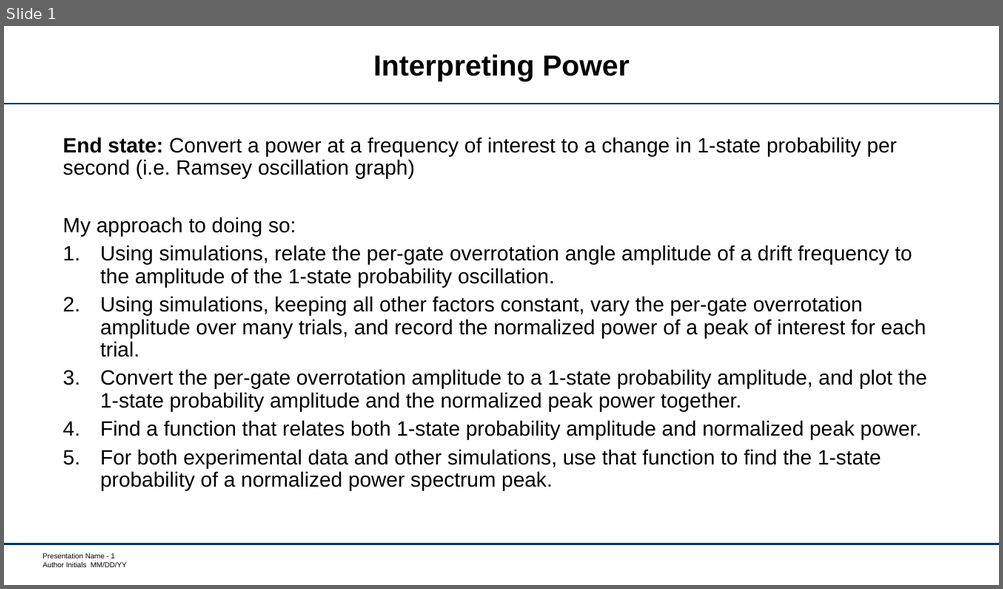
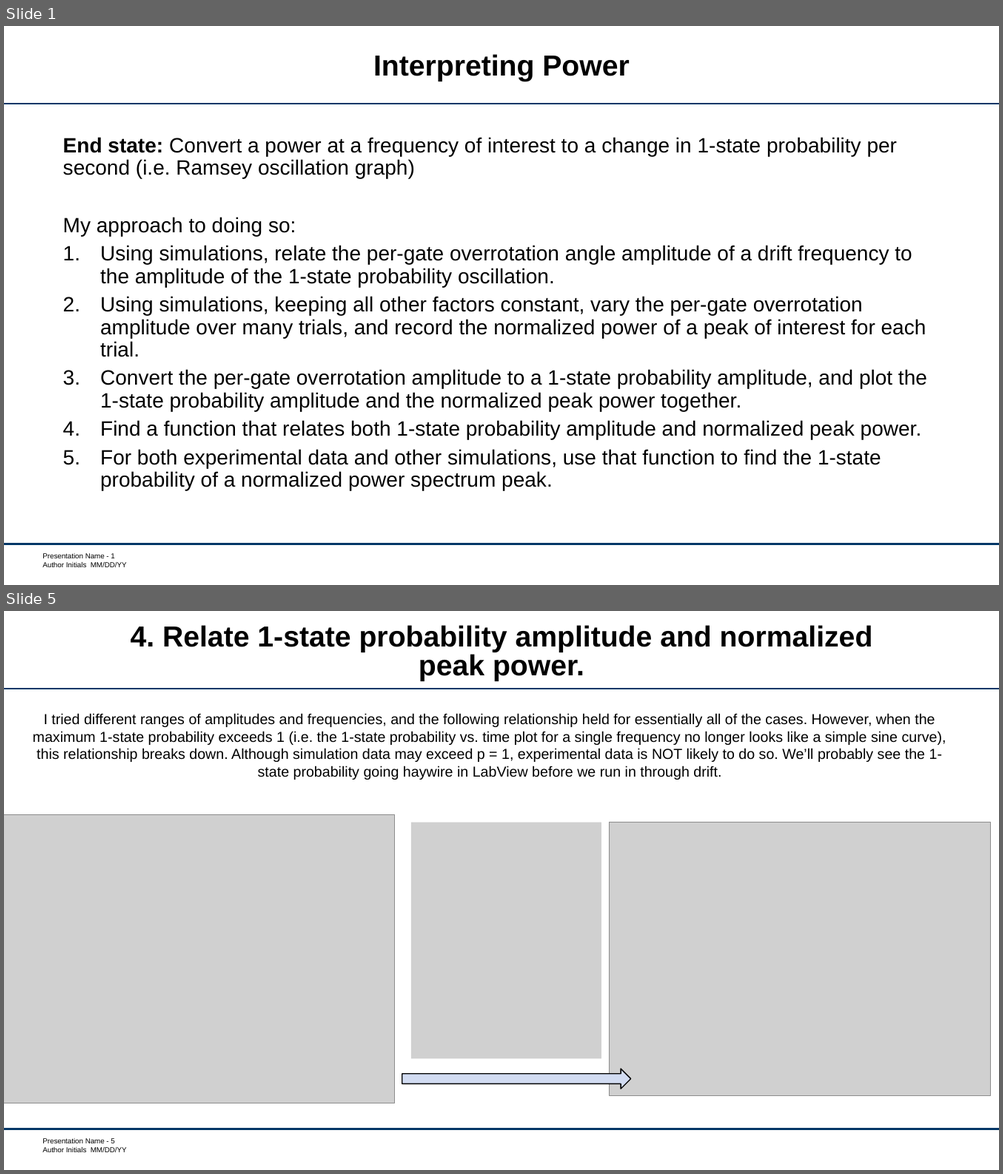
Before and after one commit to garretts-hub/GST_Work, a slide deck: 2018_09_04DriftUpdate.pptx. Shown one above the other, each under a label of ours: slide 1 before the commit, slides 1 and 5 after it; the slides between them are not shown. The pictures are 1003x589 and 1003x1174 pixels, drawn with LibreOffice and Linux fonts; fonts in the diff are those of the drawing; grey boxes stand for pictures; background and template pictures are left out. Boxes give left, top, right and bottom in pixels: in the first picture for what was removed or moved away, otherwise in the second. Text is boxed around its words. In the diff, an @@ line names an element or a change of style, - is before the commit and + after.

```diff
--- a/2018_09_04DriftUpdate.pptx
+++ b/2018_09_04DriftUpdate.pptx
@@ slide 5 added at box(4, 611, 999, 1170), background #FFFFFF; not listed: 3 template elements that a slide beside it also shows @@
@@ title added at box(131, 625, 873, 681), 28 pt, text #000000, bold @@
+4. Relate 1-state probability amplitude and normalized peak power.
@@ text added at box(33, 713, 946, 780), 14 pt, text #000000 @@
+I tried different ranges of amplitudes and frequencies, and the following relationship held for essentially all of the cases. However, when the maximum 1-state probability exceeds 1 (i.e. the 1-state probability vs. time plot for a single frequency no longer looks like a simple sine curve), this relationship breaks down. Although simulation data may exceed p = 1, experimental data is NOT likely to do so. We’ll probably see the 1-state probability going haywire in LabView before we run in through drift.
@@ picture added at box(4, 815, 395, 1103) @@
@@ picture added at box(412, 822, 602, 1059) @@
@@ picture added at box(609, 822, 990, 1096) @@
@@ right arrow added at box(401, 1069, 630, 1089), fill #D2DCF2, outline #000000 1 pt @@
```
Also in this commit, not shown: 6 other slides added, 2 slides removed, 8 other files.
